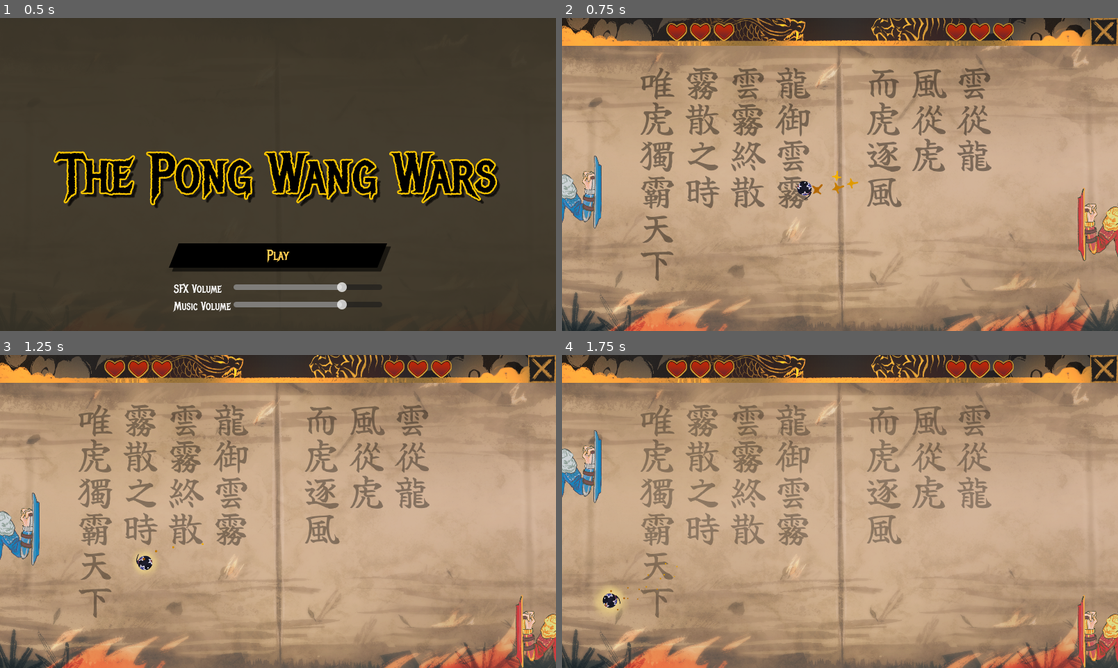
Above: before the commit, frames 1-4 (two rows, left to right).
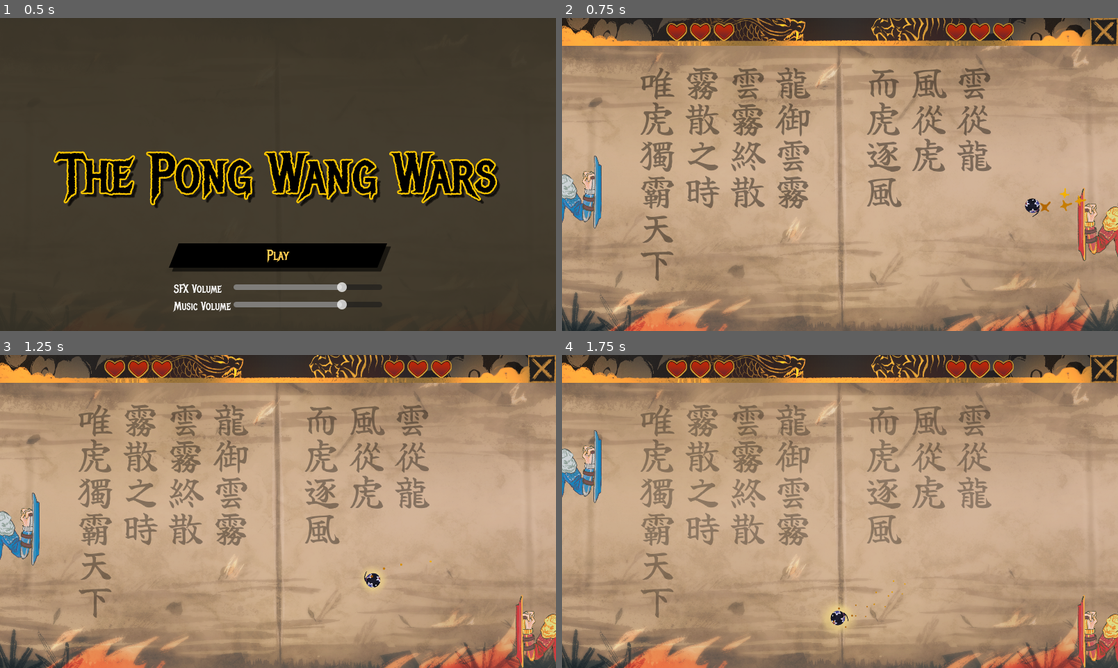
Above: after the commit, the same moments.

Repository: parrotwise/gmtk26-pong
Game: Godot game, scene res://Menu/main_menu.tscn
Two runs of this game, one before a commit and one after it. Both use one fixed random seed, a clock stepped at 60 frames per second and the inputs below. Sound files missing from this copy of the repository are replaced by a short silence.
Inputs:
- Up to frame 1 (0.5 s): no input
- Up to frame 2 (0.75 s): click "Play" at 0.5 s
- Up to frame 3 (1.25 s): no input
- Up to frame 4 (1.75 s): hold Up (ui_up) from 1.28 s (still down)

Frame 1 is identical in both runs. In frame 2, 0.4% of the frame differs, in the area x 42-95%, y 48-64%; in frame 3, 0.4%; in frame 4, 0.7%, in the area x 6-62%, y 66-89%.

Commit message:
Ball starts on the loser's side, increases in speed.

Diff:
--- a/Scripts/ball.gd
+++ b/Scripts/ball.gd
@@ -23,6 +23,10 @@
 @export_range(0.0, 2.0, 0.1) var reflection_bias_strength: float = 1.0
 @export var pulse_magnitude: float = 1.2
 @export var pulse_period: float = 3
+@export var base_intensity: float = 1.0
+@export var intensity_reset_step: float = 0.1
+
+var player_or_opponent_draw: bool = false
 
 # 180° = reflection direction can be asymptotically vertical
 # 170° = reflection direction can be no less than 5° off the vertical
@@ -79,11 +83,13 @@
 		disable()
 		score.emit()
 		score_opponent.emit()
+		player_or_opponent_draw = true
 
 	elif collision_right:
 		disable()
 		score.emit()
 		score_player.emit()
+		player_or_opponent_draw = false
 
 
 func _on_body_entered(body: Node2D) -> void:
@@ -198,10 +204,19 @@
 
 func reset() -> void:
 	$ParticleAnchor/Particles.emitting = true
-	position = get_viewport_rect().size / 2
-	direction = RandUtil.randfloat(PI * 3/4, PI * 5/4)
+	if player_or_opponent_draw:
+		position = GameManager.player.position + Vector2(40.0, 0.0)
+		direction = RandUtil.randfloat(PI+PI * 3/4, PI+PI * 5/4)
+		if GameManager.player.velocity.y > 0:
+			direction += 0.2
+		if GameManager.player.velocity.y < 0:
+			direction -= 0.2
+	else:
+		position = GameManager.opponent.position + Vector2(-40.0, 0.0)
+		direction = RandUtil.randfloat(PI * 3/4, PI * 5/4)
 	angular_speed = RandUtil.randfloat(PI, 2 * PI)
 	set_physics_process(true)
+	intensity = base_intensity + intensity_reset_step * (6 - GameManager.player.health - GameManager.opponent.health)
 
 
 func disable() -> void:
--- a/Scripts/game_manager.gd
+++ b/Scripts/game_manager.gd
@@ -7,12 +7,10 @@
 var opponent: Opponent
 var cool_text: CoolText
 
-
 func reset() -> void:
 	player.reset()
 	opponent.reset()
 	ball.reset()
-	ball.intensity = 1
 	hud.reset()
 	cool_text.reset()
 
